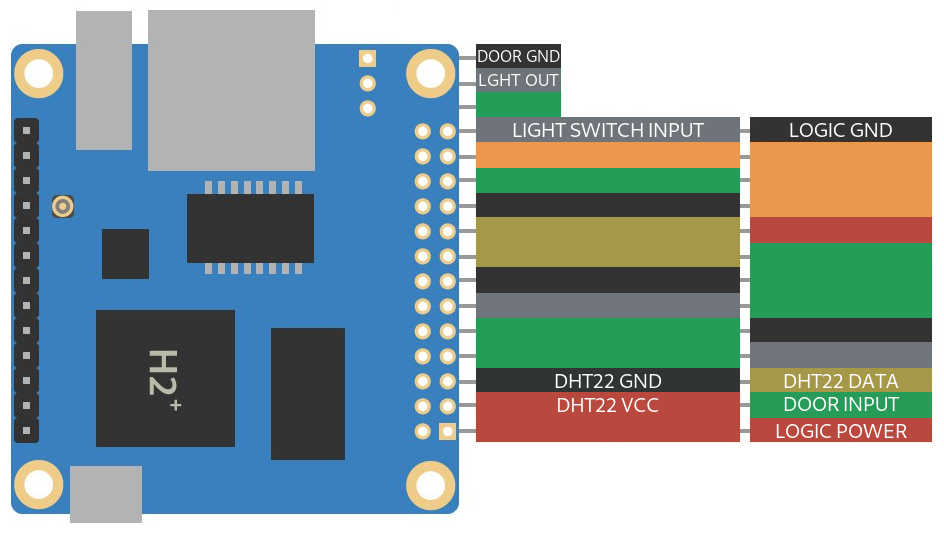
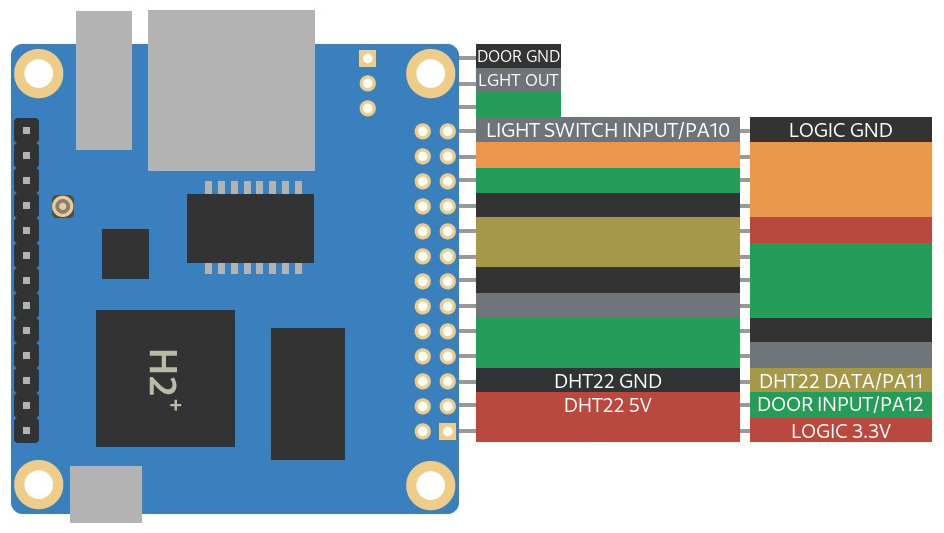
Two versions of the same layered image (w=944, h=533). Layer-by-layer changes:
renamed "LOGIC POWER" to "LOGIC 3.3V", painted on it over [776,424,907,438]
renamed "DHT22 DATA" to "DHT22 DATA/PA11", painted on it over [760,373,922,391]
renamed "DOOR INPUT" to "DOOR INPUT/PA12", painted on it over [758,396,923,414]
renamed "DHT22 VCC" to "DHT22 5V", painted on it over [558,398,659,412]
renamed "LIGHT SWITCH INPUT" to "LIGHT SWITCH INPUT/PA10", painted on it over [487,122,730,140]
